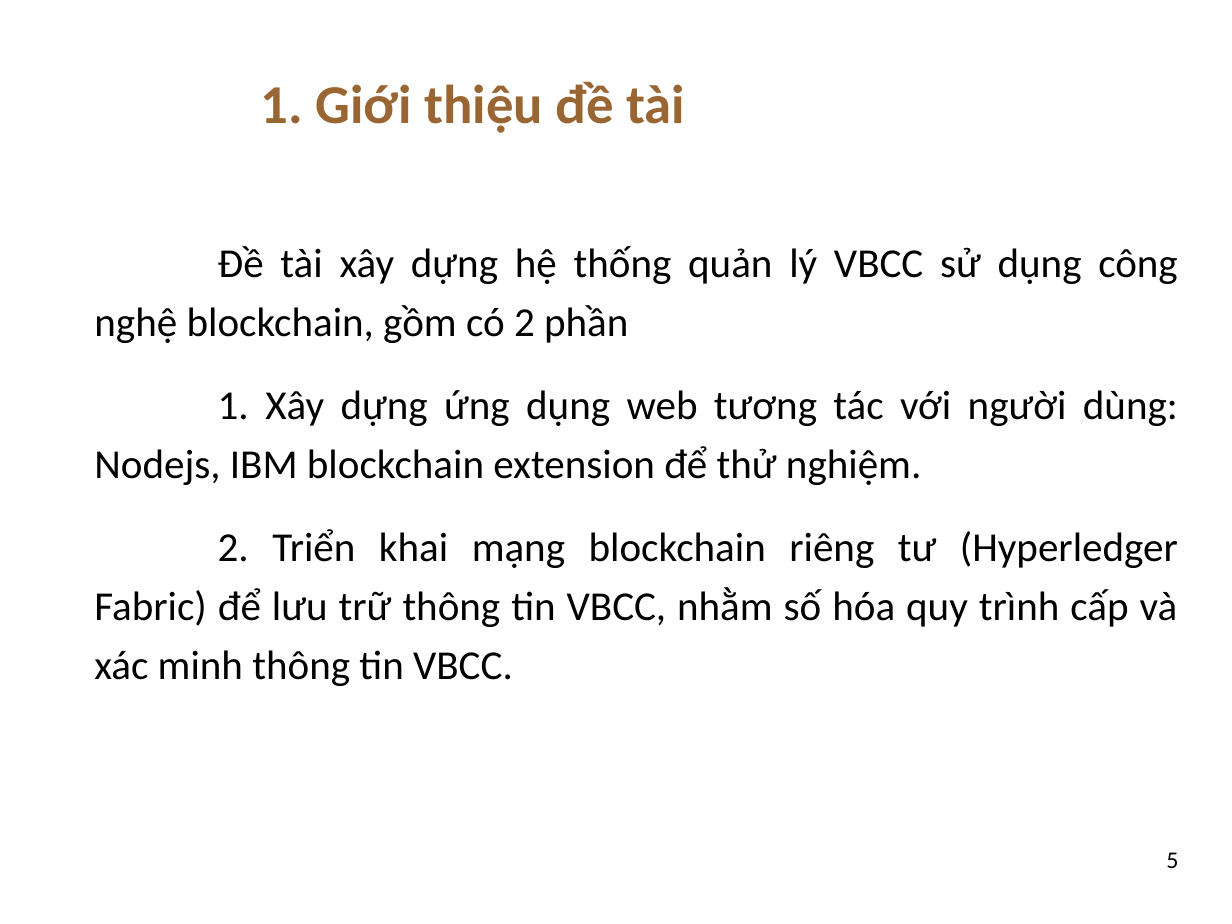
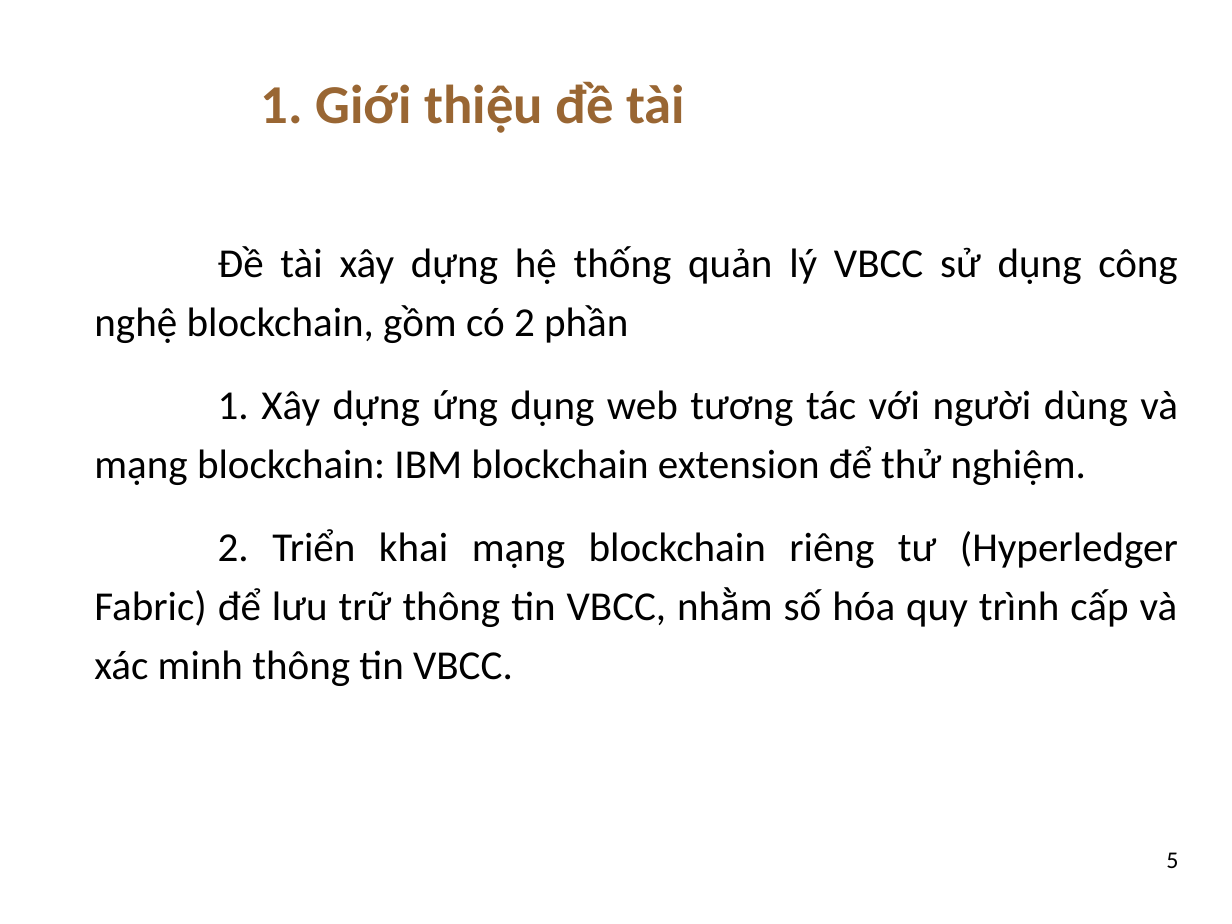
Before and after one commit to dtdungm/blockchain-vbcc, a slide deck: slide 5 of luan_van.pptx. Drawn at 1232x924 pixels with LibreOffice and Linux fonts; fonts in the diff are those of the drawing; background and template pictures are left out. Boxes give left, top, right and bottom in pixels: in the first picture for what was removed or moved away, otherwise in the second. Text is boxed around its words. In the diff, an @@ line names an element or a change of style, - is before the commit and + after.

Commit message:
update

```diff
--- a/luan_van.pptx
+++ b/luan_van.pptx
@@ text at (94, 390, 1178, 485): text changed @@
-1. Xây dựng ứng dụng web tương tác với người dùng: Nodejs, IBM blockchain extension để thử nghiệm.
+1. Xây dựng ứng dụng web tương tác với người dùng và mạng blockchain: IBM blockchain extension để thử nghiệm.
```
